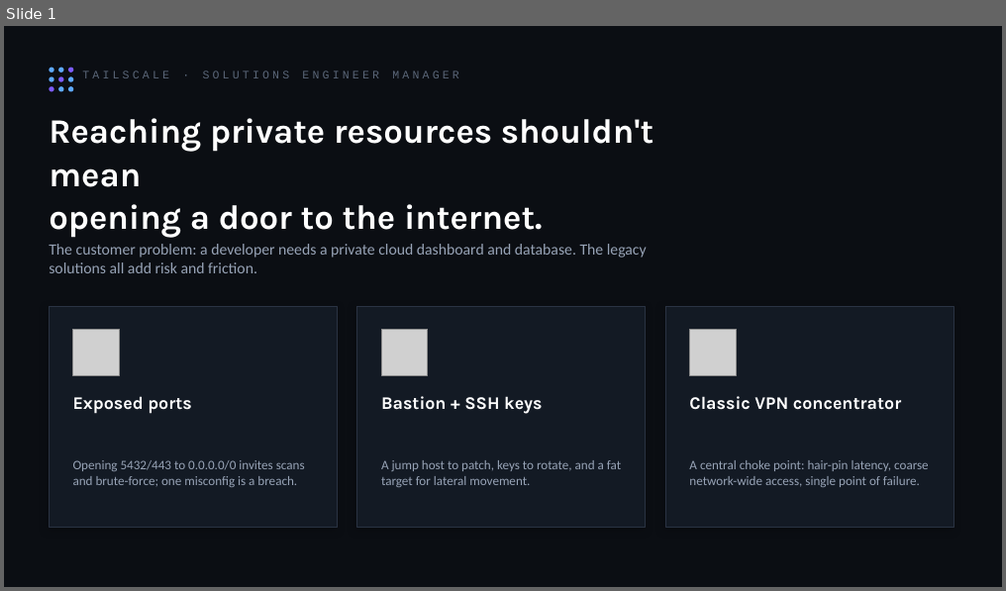
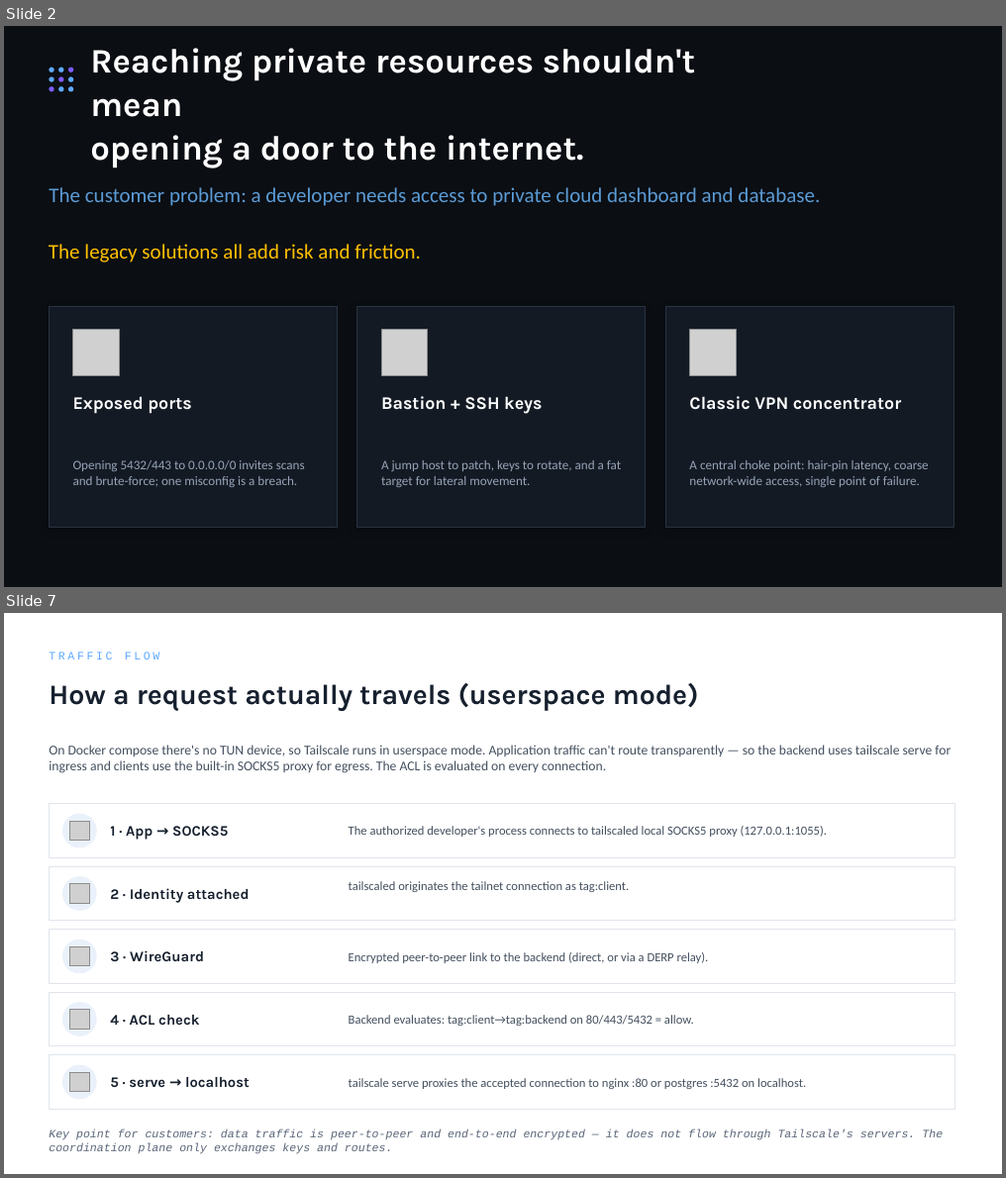
Before and after one commit to Softwizard1/tailscale-example, a slide deck: Tailscale_Walkthrough.pptx. Shown one above the other, each under a label of ours: slide 1 before the commit, slides 2 and 7 after it; the slides between them are not shown. The pictures are 1006x591 and 1006x1178 pixels, drawn with LibreOffice and Linux fonts; fonts in the diff are those of the drawing; grey boxes stand for pictures. Boxes give left, top, right and bottom in pixels: in the first picture for what was removed or moved away, otherwise in the second. Text is boxed around its words. In the diff, an @@ line names an element or a change of style, - is before the commit and + after.

```diff
--- a/Tailscale_Walkthrough.pptx
+++ b/Tailscale_Walkthrough.pptx
@@ slide 7 added at box(4, 613, 1002, 1174), background #FFFFFF @@
@@ text added at box(49, 652, 160, 660), 11 pt, text #5EA9FF @@
+TRAFFIC FLOW
@@ text added at box(49, 682, 699, 711), 27 pt, text #16202E, bold @@
+How a request actually travels (userspace mode)
@@ text added at box(49, 745, 950, 773), 13 pt, text #44505F @@
+On Docker compose there's no TUN device, so Tailscale runs in userspace mode. Application traffic can't route transparently — so the backend uses tailscale serve for ingress and clients use the built-in SOCKS5 proxy for egress. The ACL is evaluated on every connection.
@@ group added at box(49, 804, 954, 858): 2 texts, 1 rectangle, 1 ellipse, 1 picture @@
+1 · App → SOCKS5
+The authorized developer's process connects to tailscaled local SOCKS5 proxy (127.0.0.1:1055).
@@ group added at box(49, 866, 954, 921): 2 texts, 1 rectangle, 1 ellipse, 1 picture @@
+2 · Identity attached
+tailscaled originates the tailnet connection as tag:client.
@@ group added at box(49, 930, 954, 983): 2 texts, 1 rectangle, 1 ellipse, 1 picture @@
+3 · WireGuard
+Encrypted peer-to-peer link to the backend (direct, or via a DERP relay).
@@ group added at box(49, 992, 954, 1047): 2 texts, 1 rectangle, 1 ellipse, 1 picture @@
+4 · ACL check
+Backend evaluates: tag:client→tag:backend on 80/443/5432 = allow.
@@ group added at box(49, 1056, 954, 1109): 2 texts, 1 rectangle, 1 ellipse, 1 picture @@
+5 · serve → localhost
+tailscale serve proxies the accepted connection to nginx :80 or postgres :5432 on localhost.
@@ text added at box(49, 1130, 943, 1155), 11 pt, text #5A6678, italic @@
+Key point for customers: data traffic is peer-to-peer and end-to-end encrypted — it does not flow through Tailscale's servers. The coordination plane only exchanges keys and routes.
@@ what was slide 1 is now slide 2 @@
@@ slide 2 changed as well @@
@@ text "Reaching private resources shouldn't mean": place and size @@
-text "Reaching private resources shouldn't mean" at box(49, 118, 653, 238)
+text "Reaching private resources shouldn't mean" at box(90, 48, 695, 168)
@@ text removed at box(82, 71, 459, 78) @@
-TAILSCALE · SOLUTIONS ENGINEER MANAGER
@@ text at box(49, 187, 820, 206): text changed; size 15 to 20 pt; text colour #97A3B6 to #5B9BD5 @@
-The customer problem: a developer needs a private cloud dashboard and database. The legacy solutions all add risk and friction.
+The customer problem: a developer needs access to private cloud dashboard and database.
@@ text added at box(49, 244, 421, 263), 20 pt, text #FFC000 @@
+The legacy solutions all add risk and friction.
```
Also in this commit, not shown: 3 other slides changed, 8 other slides added, 5 other files.
